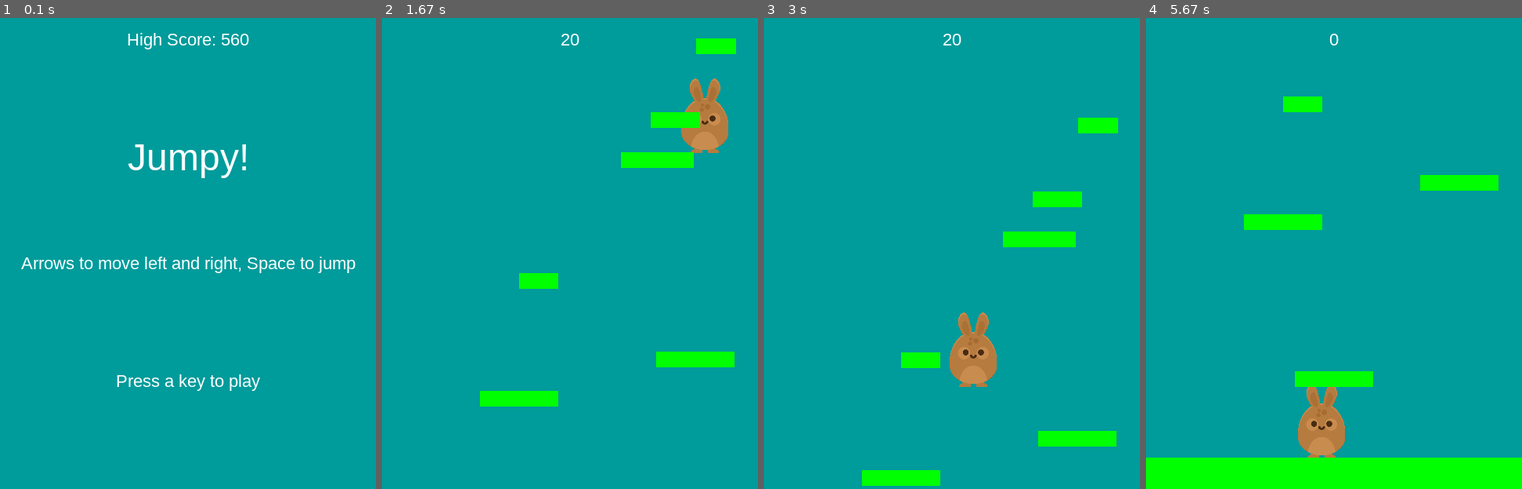
Above: before the commit, frames 1-4 (left to right).
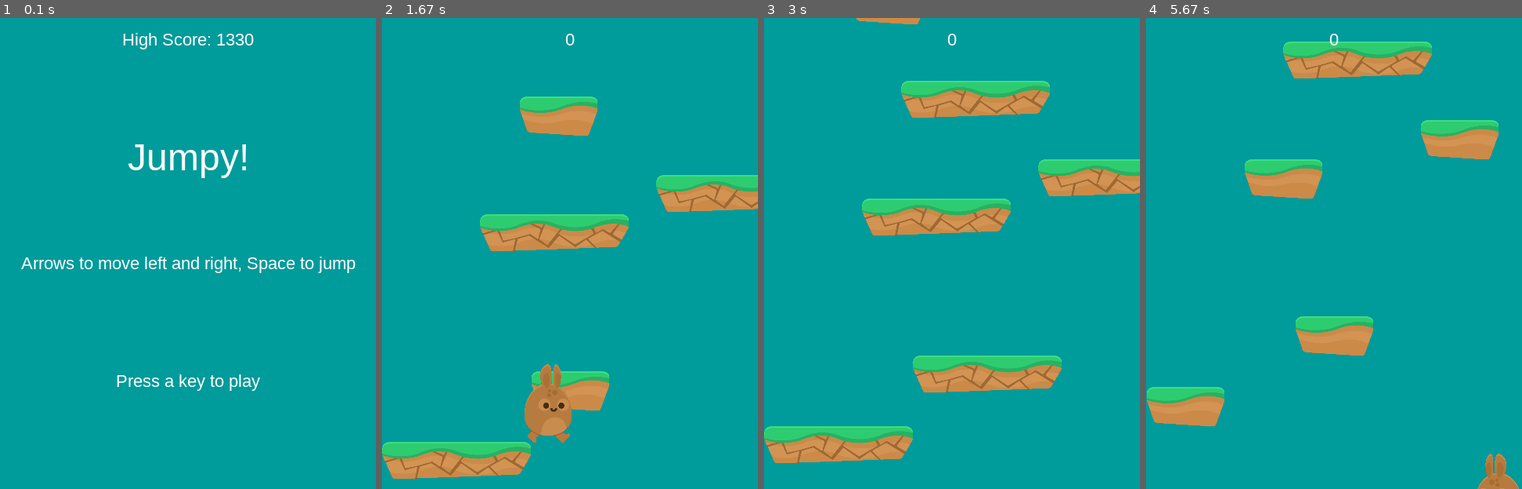
Above: after the commit, the same moments.

Repository: JohnCrissman/pygames
Game: pygame game, started from platform/main.py
Two runs of this game, one before a commit and one after it. Both use one fixed random seed, a clock stepped at 60 frames per second and the inputs below.
Inputs:
- Up to frame 1 (0.1 s): no input
- Up to frame 2 (1.67 s): hold Right 0.33-0.8 s; hold Space 0.83-1.3 s; hold Right 0.83-1.3 s; hold Right from 1.33 s (still down)
- Up to frame 3 (3 s): release Right at 1.8 s; hold Left 1.83-2.37 s; hold Left 2.4-2.8 s; hold Right from 2.83 s (still down)
- Up to frame 4 (5.67 s): release Right at 3.47 s; hold Left 3.5-3.97 s; hold Right 4-4.47 s; hold Right 4.5-4.97 s; hold Left 5-5.53 s; hold Left from 5.57 s (still down)

The runs differ from the first frame. In frame 1, 0.5% of the frame differs, in the area x 32-68%, y 3-7%; in frame 2, 16%; in frame 3, 17%; in frame 4, 19%, in the area x 0-100%, y 5-100%.

Commit message:
added jumping sound

Diff:
--- a/platform/highscore.txt
+++ b/platform/highscore.txt
@@ -1 +1 @@
-560
+1330
--- a/platform/main.py
+++ b/platform/main.py
@@ -33,6 +33,10 @@
         # load spritesheet image
         self.spritesheet = Spritesheet(path.join(img_dir, SPRITESHEET))
 
+        # load sounds
+        self.snd_dir = path.join(self.dir, 'snd')
+        self.jump_sound = pg.mixer.Sound(path.join(self.snd_dir, 'Jump17.wav'))
+
 
 
     def new(self):
@@ -43,7 +47,7 @@
         self.player = Player(self)
         self.all_sprites.add(self.player)
         for plat in PLATFORM_LIST:
-            p = Platform(*plat)
+            p = Platform(self, *plat)
             self.all_sprites.add(p)
             self.platforms.add(p)
         self.run()
@@ -65,13 +69,20 @@
         if self.player.vel.y > 0:
             hits = pg.sprite.spritecollide(self.player, self.platforms, False)
             if hits:
-                self.player.pos.y = hits[0].rect.top
-                self.player.vel.y = 0
+                lowest = hits[0]
+                for hit in hits:
+                    if hit.rect.bottom > lowest.rect.centery:
+                        lowest = hit
+                if self.player.pos.y < lowest.rect.bottom:
+                    self.player.pos.y = lowest.rect.top
+                    self.player.vel.y = 0
+                    self.player.jumping = False
+
         # if player reaches top 1/4 of screen
         if self.player.rect.top < HEIGHT / 4:
-            self.player.pos.y += abs(self.player.vel.y)
+            self.player.pos.y += max(abs(self.player.vel.y),2)
             for plat in self.platforms:
-                plat.rect.y += abs(self.player.vel.y)
+                plat.rect.y += max(abs(self.player.vel.y),2)
                 if plat.rect.top >= HEIGHT:
                     plat.kill()
                     self.score += 10
@@ -90,9 +101,8 @@
         # spawn new platforms to keep same average number
         while len(self.platforms) < 6:
             width = random.randrange(50, 100)
-            p = Platform(random.randrange(0, WIDTH-width),
-                         random.randrange(-75, -30),
-                         width, 20)
+            p = Platform(self, random.randrange(0, WIDTH-width),
+                         random.randrange(-75, -30))
             self.platforms.add(p)
             self.all_sprites.add(p)
 
@@ -109,10 +119,14 @@
                 if event.key == pg.K_SPACE:
                     self.player.jump()
 
+            if event.type == pg.KEYUP:
+                if event.key == pg.K_SPACE:
+                    self.player.jump_cut()
     def draw(self):
         # Game Loop - draw
         self.screen.fill(BGCOLOR)
         self.all_sprites.draw(self.screen)
+        self.screen.blit(self.player.image, self.player.rect)
         self.draw_text(str(self.score), 22, WHITE, WIDTH / 2, 15)
         # after* drawing everything, flip the display
         # "do the flip last"
--- a/platform/settings.py
+++ b/platform/settings.py
@@ -15,11 +15,11 @@
 PLAYER_JUMP = 20
 
 # Starting platforms
-PLATFORM_LIST = [(0, HEIGHT - 40, WIDTH, 40),
-                 (WIDTH/2 - 50, HEIGHT * 3/4, 100, 20),
-                 (125, HEIGHT - 350, 100, 20),
-                 (350, 200, 100, 20),
-                 (175, 100, 50, 20)]
+PLATFORM_LIST = [(0, HEIGHT - 60),
+                 (WIDTH/2 - 50, HEIGHT * 3/4),
+                 (125, HEIGHT - 350),
+                 (350, 200),
+                 (175, 100)]
 
 
 
--- a/platform/sprites.py
+++ b/platform/sprites.py
@@ -2,6 +2,7 @@
 import pygame as pg
 from settings import *
 vec = pg.math.Vector2
+from random import choice
 
 class Spritesheet:
     # utility class for loading and parsing spritesheets
@@ -17,25 +18,52 @@
 
 class Player(pg.sprite.Sprite):
     def __init__(self, game):
+        pg.sprite.Sprite.__init__(self)
         self.game = game
-        pg.sprite.Sprite.__init__(self)
-        self.image = self.game.spritesheet.get_image(614, 1063, 120, 191)
-        self.image.set_colorkey(BLACK)
+        self.walking = False
+        self.jumping = False
+        self.current_frame = 0
+        self.last_update = 0
+        self.load_images()
+        self.image = self.standing_frames[0]
+
         self.rect = self.image.get_rect()
-        self.rect.center = (WIDTH / 2, HEIGHT / 2)
-        self.pos = vec(WIDTH / 2, HEIGHT / 2)
+        self.rect.center = (40, HEIGHT - 100)
+        self.pos = vec(40, HEIGHT - 100)
         self.vel = vec(0,0)
         self.acc = vec(0,0)
 
+    def load_images(self):
+        self.standing_frames = [self.game.spritesheet.get_image(614, 1063, 120, 191),
+                                self.game.spritesheet.get_image(690, 406, 120, 201)]
+        for frame in self.standing_frames:
+            frame.set_colorkey(BLACK)
+        self.walk_frames_r = [self.game.spritesheet.get_image(678, 860, 120, 201),
+                              self.game.spritesheet.get_image(692, 1458, 120, 207)]
+        self.walk_frames_l = []
+        for frame in self.walk_frames_r:
+            # horizontal flip set to True and vertical set to False
+            frame.set_colorkey(BLACK)
+            self.walk_frames_l.append(pg.transform.flip(frame, True, False))
+        self.jump_frame = self.game.spritesheet.get_image(382, 763, 150, 181)
+        self.jump_frame.set_colorkey(BLACK)
+    def jump_cut(self):
+        if self.jumping:
+            if self.vel.y < -3:
+                self.vel.y = -3
+
     def jump(self):
         # jump only if standing on a platform
-        self.rect.x += 1
+        self.rect.x += 2
         hits = pg.sprite.spritecollide(self, self.game.platforms, False)
-        self.rect.x -= 1
-        if hits:
+        self.rect.x -= 2
+        if hits and not self.jumping:
+            self.game.jump_sound.play()
+            self.jumping = True
             self.vel.y = -PLAYER_JUMP
 
     def update(self):
+        self.animate()
         self.acc = vec(0,PLAYER_GRAV)
         keys = pg.key.get_pressed()
         if keys[pg.K_LEFT]:
@@ -47,20 +75,56 @@
         self.acc.x += self.vel.x * PLAYER_FRICTION
         # equations of motion
         self.vel += self.acc
+        if abs(self.vel.x) < 0.1:
+            self.vel.x = 0
         self.pos += self.vel + 0.5 * self.acc
         # wrap around the sides of the screen
-        if self.pos.x > WIDTH:
-            self.pos.x = 0
-        if self.pos.x < 0:
-            self.pos.x = WIDTH
+        if self.pos.x > WIDTH + self.rect.width / 2:
+            self.pos.x = 0 - self.rect.width/2
+        if self.pos.x < 0 - self.rect.width/2:
+            self.pos.x = WIDTH + self.rect.width/2
 
         self.rect.midbottom = self.pos
 
+    def animate(self):
+        now = pg.time.get_ticks()
+        if self.vel.x != 0:
+            self.walking = True
+        else:
+            self.walking = False
+        # show walk animation
+        if self.walking:
+            if now - self.last_update > 200:
+                self.last_update = now
+                self.current_frame = (self.current_frame + 1)% len(self.walk_frames_l)
+                bottom = self.rect.bottom
+                if self.vel.x > 0:
+                    self.image = self.walk_frames_r[self.current_frame]
+                else:
+                    self.image = self.walk_frames_l[self.current_frame]
+                self.rect = self.image.get_rect()
+                self.rect.bottom = bottom
+
+        # show idle animation
+        if not self.jumping and not self.walking:
+            if now - self.last_update > 350:
+                self.last_update = now
+                self.current_frame = (self.current_frame + 1)% len(self.standing_frames)
+                bottom = self.rect.bottom
+                self.image = self.standing_frames[self.current_frame]
+                self.rect = self.image.get_rect()
+                self.rect.bottom = bottom
+
+
+
 class Platform(pg.sprite.Sprite):
-    def __init__(self, x, y, w, h):
+    def __init__(self, game, x, y):
         pg.sprite.Sprite.__init__(self)
-        self.image = pg.Surface((w, h))
-        self.image.fill(GREEN)
+        self.game = game
+        self.images = [self.game.spritesheet.get_image(0, 384, 380, 94),
+                       self.game.spritesheet.get_image(213, 1662, 201, 100)]
+        self.image = choice(self.images)
+        self.image.set_colorkey(BLACK)
         self.rect = self.image.get_rect()
         self.rect.x = x
         self.rect.y = y
Not shown, added: platform/snd/Jump17.wav
